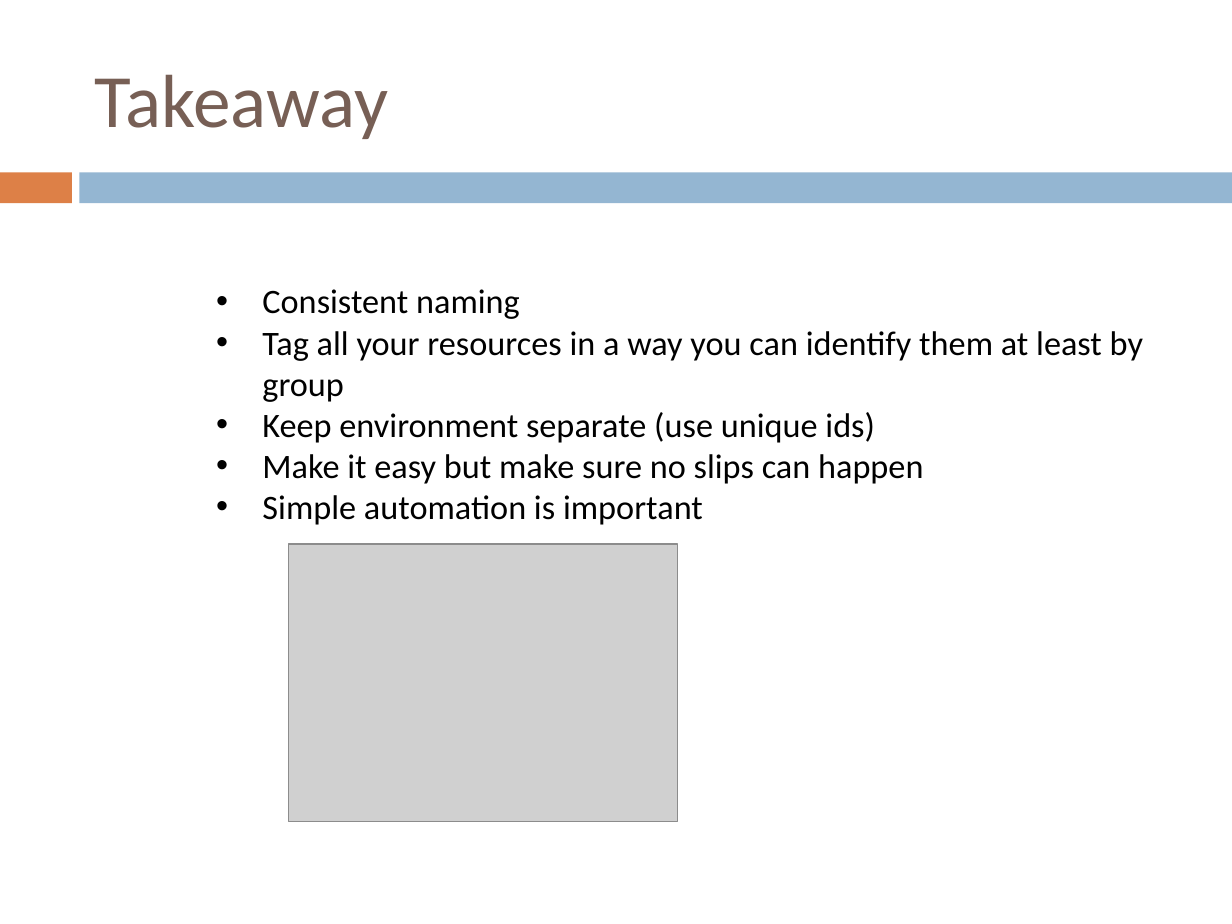
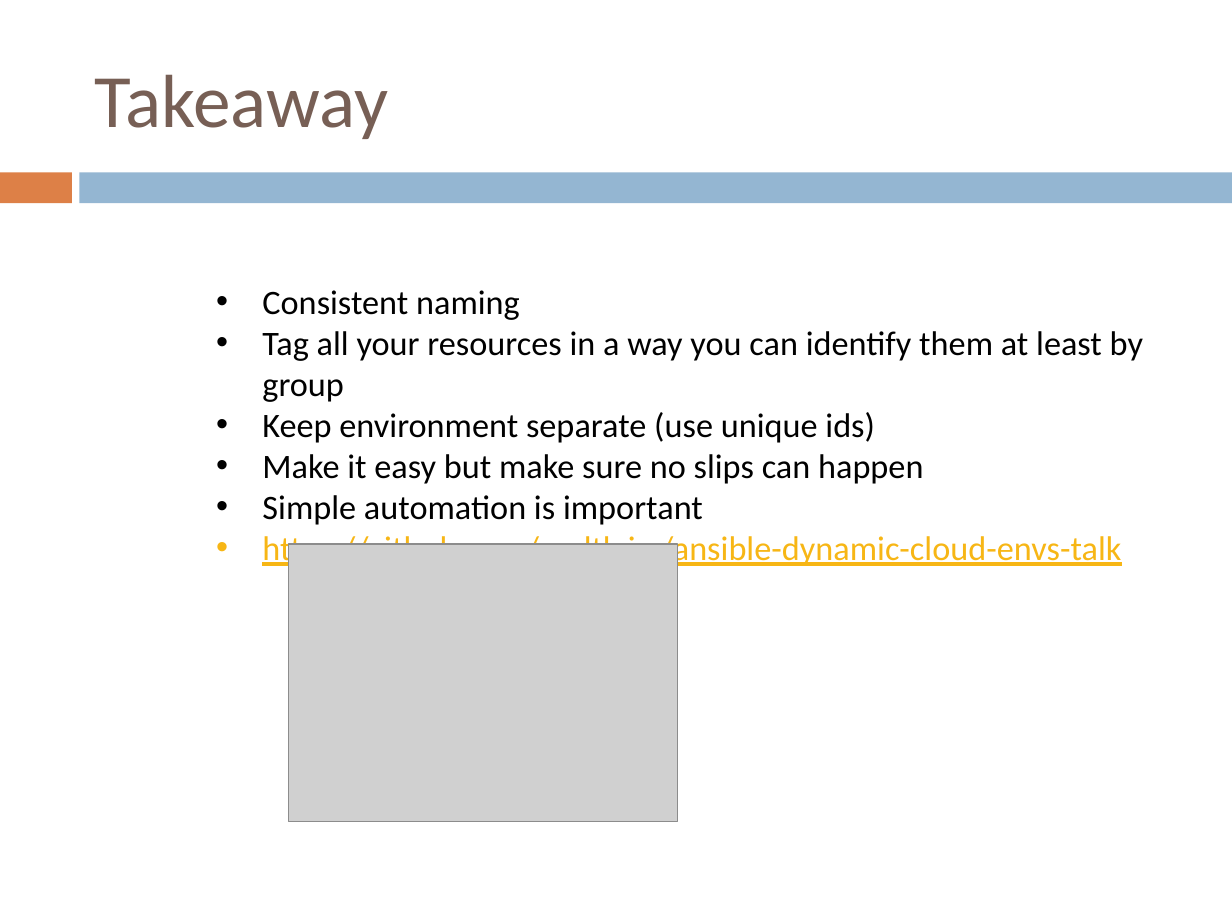
Before and after one commit to zskulcsar/ansible-dynamic-cloud-envs-talk, a slide deck: slide 13 of Dynamic_cloud_environments_with_Ansible.pptx. Drawn at 1232x924 pixels with LibreOffice and Linux fonts; fonts in the diff are those of the drawing; grey boxes stand for pictures. Boxes give left, top, right and bottom in pixels: in the first picture for what was removed or moved away, otherwise in the second. Text is boxed around its words. In the diff, an @@ line names an element or a change of style, - is before the commit and + after.

```diff
--- a/Dynamic_cloud_environments_with_Ansible.pptx
+++ b/Dynamic_cloud_environments_with_Ansible.pptx
@@ text at bbox=[262, 532, 1121, 569]: paragraph added @@
+• https://github.com/zsoltk-iw/ansible-dynamic-cloud-envs-talk
```
Also in this commit, not shown: 3 other slides changed.
